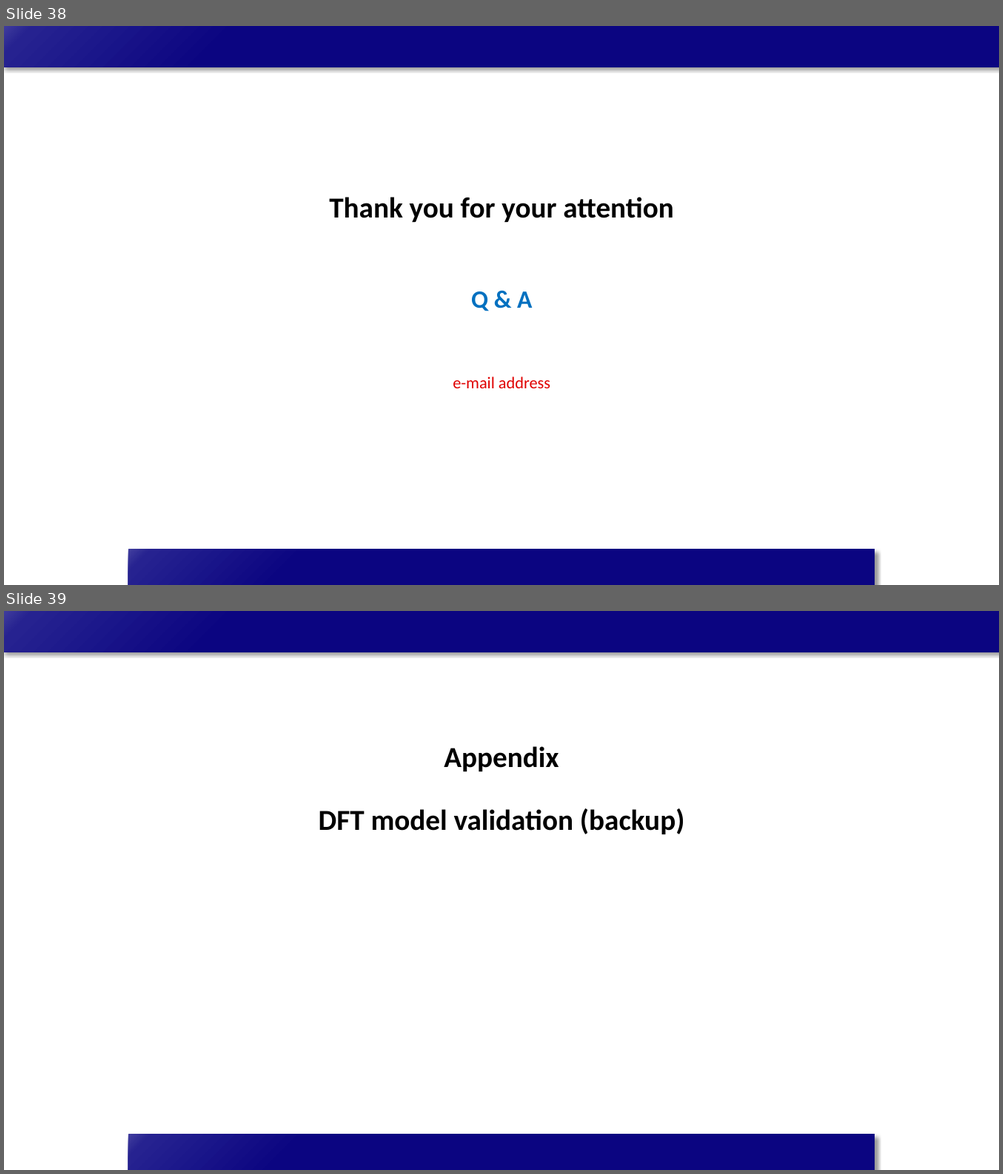
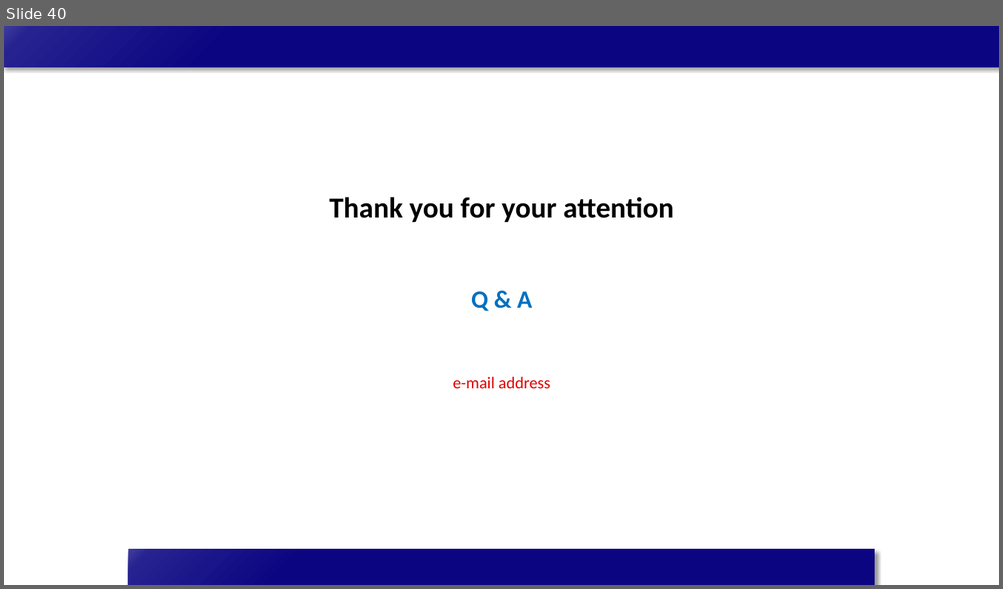
Before and after one commit to limsj0204/letter, a slide deck: 학위논문_디펜스_발표자료_5시료.pptx. Shown one above the other, each under a label of ours: slides 38 and 39 before the commit, slide 40 after it. The pictures are 1003x1174 and 1003x589 pixels, drawn with LibreOffice and Linux fonts; fonts in the diff are those of the drawing. Boxes give left, top, right and bottom in pixels: in the first picture for what was removed or moved away, otherwise in the second. Text is boxed around its words. In the diff, an @@ line names an element or a change of style, - is before the commit and + after.

```diff
--- a/학위논문_디펜스_발표자료_5시료.pptx
+++ b/학위논문_디펜스_발표자료_5시료.pptx
@@ slide 39 removed at (x1=4, y1=611, x2=999, y2=1170), background #FFFFFF; not listed: 1 template element that a slide beside it also shows @@
@@ subtitle removed at (x1=318, y1=746, x2=685, y2=834) @@
-Appendix
-DFT model validation (backup)
@@ rectangle removed at (x1=128, y1=1135, x2=875, y2=1170) @@
@@ what was slide 38 is now slide 40 @@
```
Also in this commit, not shown: 3 slides changed, 1 other slide removed.
